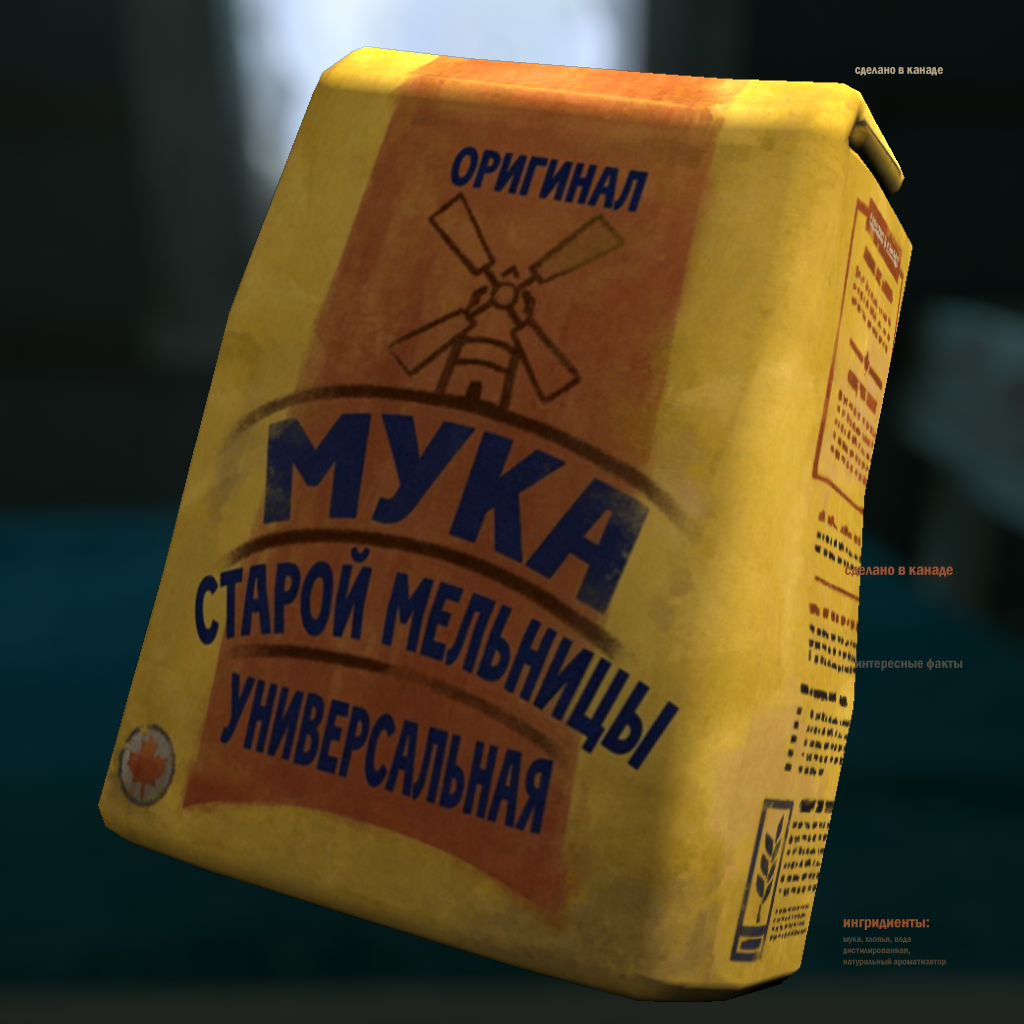
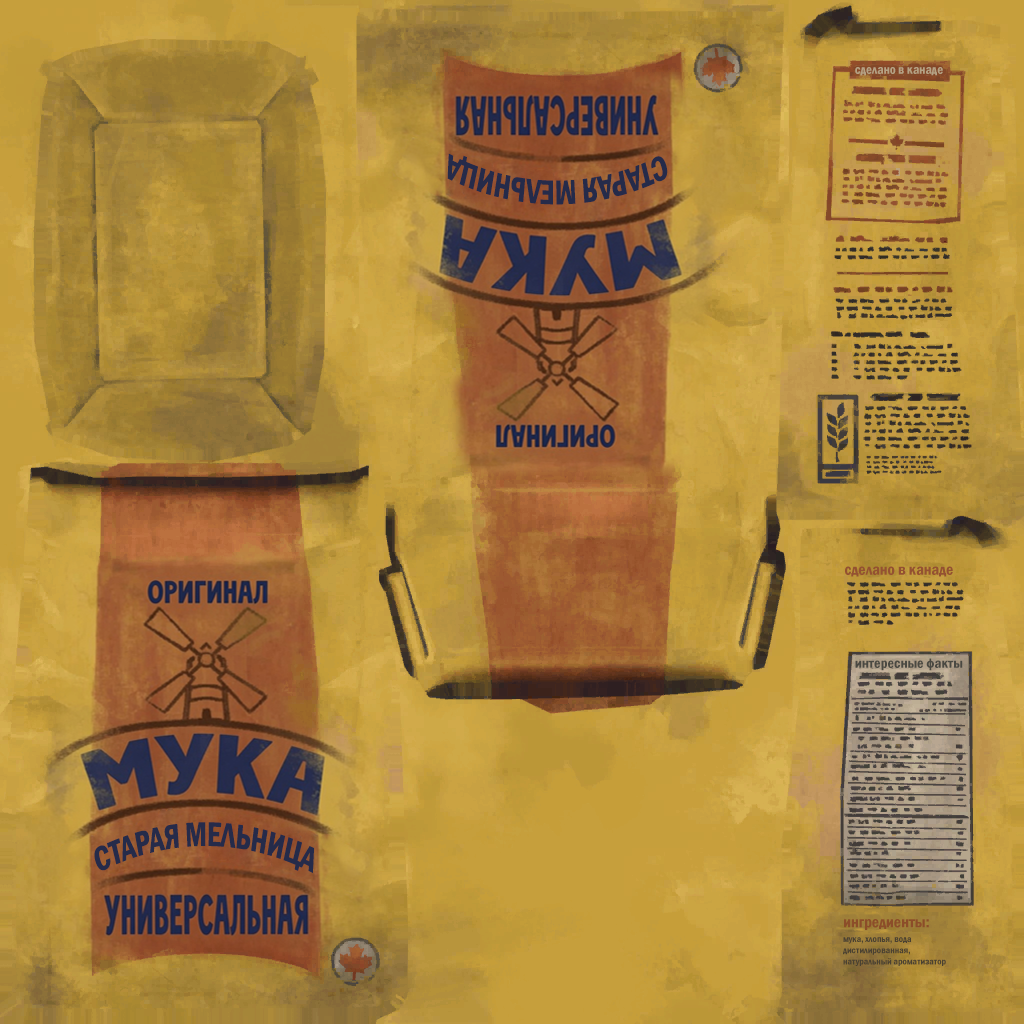
Layers edited between the first and the second 1024x1024 image:
renamed "ингридиенты:" to "ингредиенты:", painted on it over (843, 919, 929, 930)
added layer "СТАРАЯ МЕЛЬНИЦА copy" above "СТАРАЯ МЕЛЬНИЦА" over (447, 153, 668, 205)
added layer "СТАРАЯ МЕЛЬНИЦА" above "Layer 3" over (94, 822, 314, 873)
hid "Layer 3" over (0, 0, 1024, 1024)
renamed "Layer 2" to "Layer 2 copy 2", moved it above "Layer 2 copy", painted on it over (374, 6, 755, 488)
painted on "Layer 2 copy" over (57, 809, 373, 897)